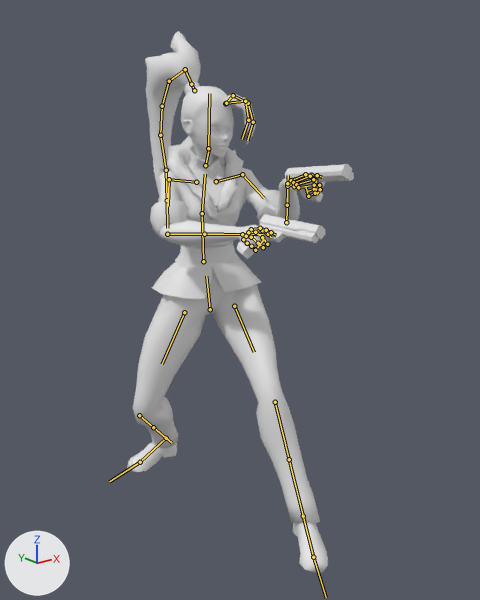
One commit to the FBX model Assets/ART/Animation/Hyppolite/Combat/Weapons/Pistols/Attack/Shoot/Hyppo_Pistol_Shoot_01.fbx: the scene before it, then after it.
One viewpoint serves both versions: a 50 mm camera at (-1.71, -2.32, 1.89) aimed at (0.01, -0.17, 1.03). Lighting does not change. The marker at lower left points along +X, +Y and +Z. Both versions are drawn at frame 1 of the action 'Hyppo_Pistol_Shoot_01'; the numbers are the values there. The bones that bend it are drawn over the model as lines.

Objects in the first picture: 'Hippo', 'Pistol', 'Pistol.001'.
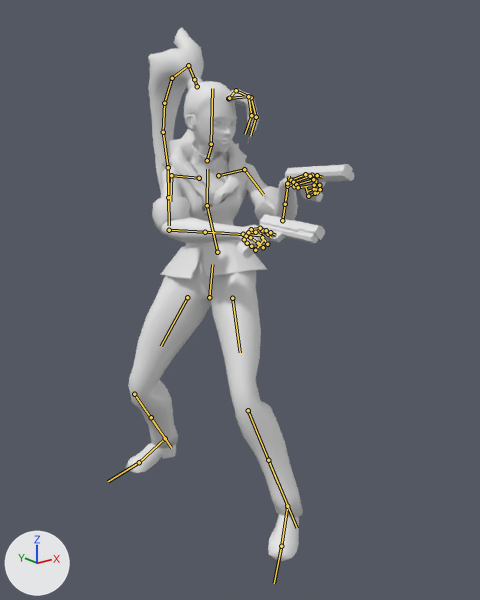
Boxes [x1, y1, x2, y2] around the edits, measured in the pictures (480 x 600 px):
'Hippo', posed
    before: [127, 31, 328, 573]
    after: [126, 27, 321, 561]
'Pistol.001', posed
    before: [237, 215, 325, 259]
    after: [237, 214, 325, 259]
bone 'root.x', root to tip
    before: (210, 309) to (206, 276)
    after: (209, 297) to (212, 264)
bone 'spine_01.x', root to tip
    before: (203, 261) to (202, 213)
    after: (217, 252) to (207, 205)
bone 'spine_02.x', root to tip
    before: (202, 213) to (205, 174)
    after: (207, 205) to (207, 169)
bone 'neck.x', root to tip
    before: (205, 165) to (209, 149)
    after: (207, 160) to (211, 145)
bone 'head.x', root to tip
    before: (208, 148) to (209, 93)
    after: (211, 144) to (212, 88)
bone 'shoulder.r', root to tip
    before: (196, 182) to (169, 179)
    after: (199, 178) to (171, 175)
bone 'arm_stretch.r', root to tip
    before: (169, 179) to (168, 206)
    after: (171, 175) to (170, 201)
bone 'forearm_stretch.r', root to tip
    before: (167, 234) to (223, 234)
    after: (169, 230) to (224, 233)
bone 'hand.r', root to tip
    before: (242, 234) to (249, 234)
    after: (243, 234) to (249, 234)
bone 'shoulder.l', root to tip
    before: (216, 181) to (242, 174)
    after: (218, 175) to (244, 169)
bone 'arm_stretch.l', root to tip
    before: (242, 174) to (264, 198)
    after: (244, 169) to (263, 194)
bone 'forearm_stretch.l', root to tip
    before: (286, 222) to (287, 196)
    after: (282, 220) to (286, 195)
bone 'thigh_stretch.l', root to tip
    before: (234, 306) to (254, 352)
    after: (232, 298) to (240, 352)
bone 'leg_stretch.l', root to tip
    before: (275, 402) to (296, 488)
    after: (248, 410) to (278, 483)
bone 'foot.l', root to tip
    before: (303, 516) to (313, 557)
    after: (287, 506) to (281, 546)
bone 'thigh_stretch.r', root to tip
    before: (184, 312) to (162, 364)
    after: (187, 297) to (161, 346)
bone 'leg_stretch.r', root to tip
    before: (139, 415) to (160, 433)
    after: (134, 394) to (158, 428)
bone 'foot.r', root to tip
    before: (166, 438) to (140, 462)
    after: (165, 438) to (139, 462)

What the commit changed:
Bone 'root.x' (bone_root_x) moves from (2.6, -22.9, -7.2) to (1.6, -16.7, -5.9).
Bone 'root.x' (bone_root_x) turns from (-10, -22, 3) to (-40, -65, 18) degrees about its own x, y and z.
Bone 'spine_01.x' (bone_spine_01_x) turns from (11, 2, -2) to (33, 17, 15) degrees about its own x, y and z.
Bone 'spine_02.x' (bone_spine_02_x) turns from (11, 2, -2) to (21, 24, -7) degrees about its own x, y and z.
Bone 'neck.x' (bone_neck_x) turns from (-18, 4, -2) to (-23, -2, -9) degrees about its own x, y and z.
Bone 'head.x' (bone_head_x) turns from (10, 13, 2) to (6, 12, 2) degrees about its own x, y and z.
Bone 'shoulder.r' (bone_shoulder_r) turns from (8, 8, 20) to (15, 12, 19) degrees about its own x, y and z.
Bone 'arm_stretch.r' (bone_arm_stretch_r) turns from (-10, -27, 46) to (-7, -25, 48) degrees about its own x, y and z.
Bone 'forearm_stretch.r' (bone_forearm_stretch_r) turns from (0, 0, 55) to (0, 0, 52) degrees about its own x, y and z.
Bone 'hand.r' (bone_hand_r) turns from (41, 29, -26) to (43, 29, -22) degrees about its own x, y and z.
Bone 'shoulder.l' (bone_shoulder_l) turns from (12, -9, -16) to (2, -13, -13) degrees about its own x, y and z.
Bone 'arm_stretch.l' (bone_arm_stretch_l) turns from (-6, -13, -34) to (-10, -14, -40) degrees about its own x, y and z.
Bone 'forearm_stretch.l' (bone_forearm_stretch_l) turns from (0, 0, -69) to (0, 0, -66) degrees about its own x, y and z.
Bone 'hand.l' (bone_hand_l) turns from (26, 1, 53) to (31, 6, 52) degrees about its own x, y and z.
Bone 'thigh_stretch.l' (bone_thigh_stretch_l) turns from (1, 3, -44) to (13, -6, -11) degrees about its own x, y and z.
Bone 'leg_stretch.l' (bone_leg_stretch_l) turns from (1, 0, 34) to (1, 0, 41) degrees about its own x, y and z.
Bone 'foot.l' (bone_foot_l) turns from (-22, -4, -7) to (0, -11, -11) degrees about its own x, y and z.
Bone 'thigh_stretch.r' (bone_thigh_stretch_r) turns from (29, 32, 15) to (21, -1, 4) degrees about its own x, y and z.
Bone 'leg_stretch.r' (bone_leg_stretch_r) turns from (1, 1, -65) to (1, 0, -59) degrees about its own x, y and z.
Bone 'foot.r' (bone_foot_r) turns from (36, 27, 4) to (25, 16, 5) degrees about its own x, y and z.
